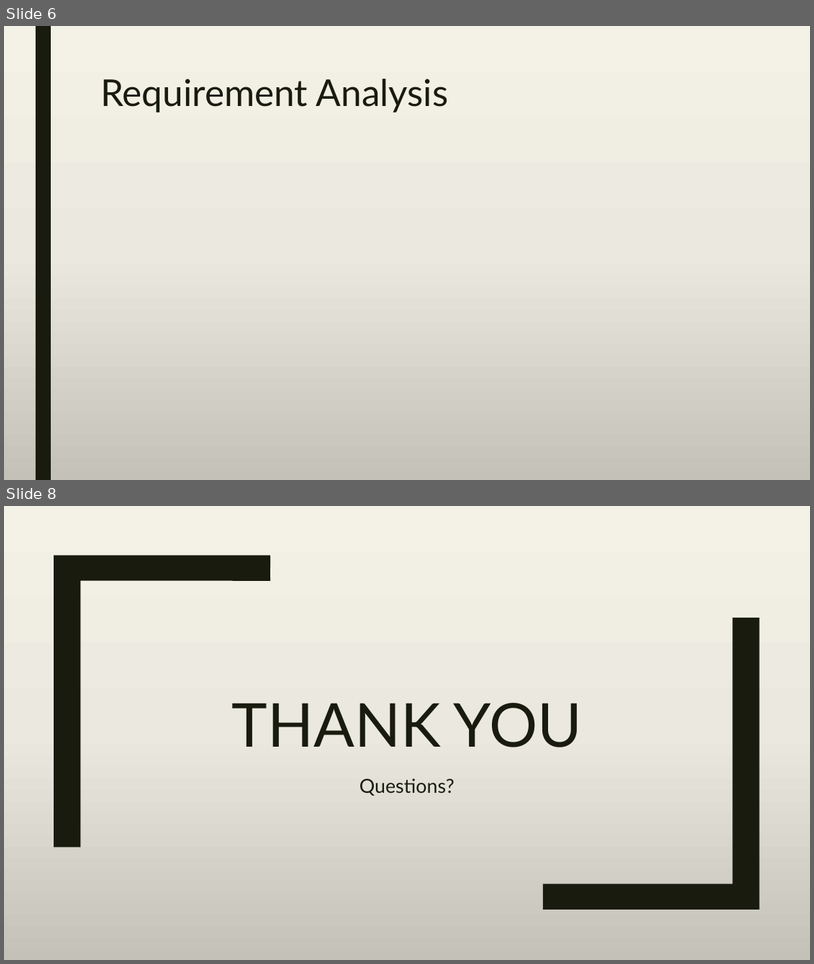
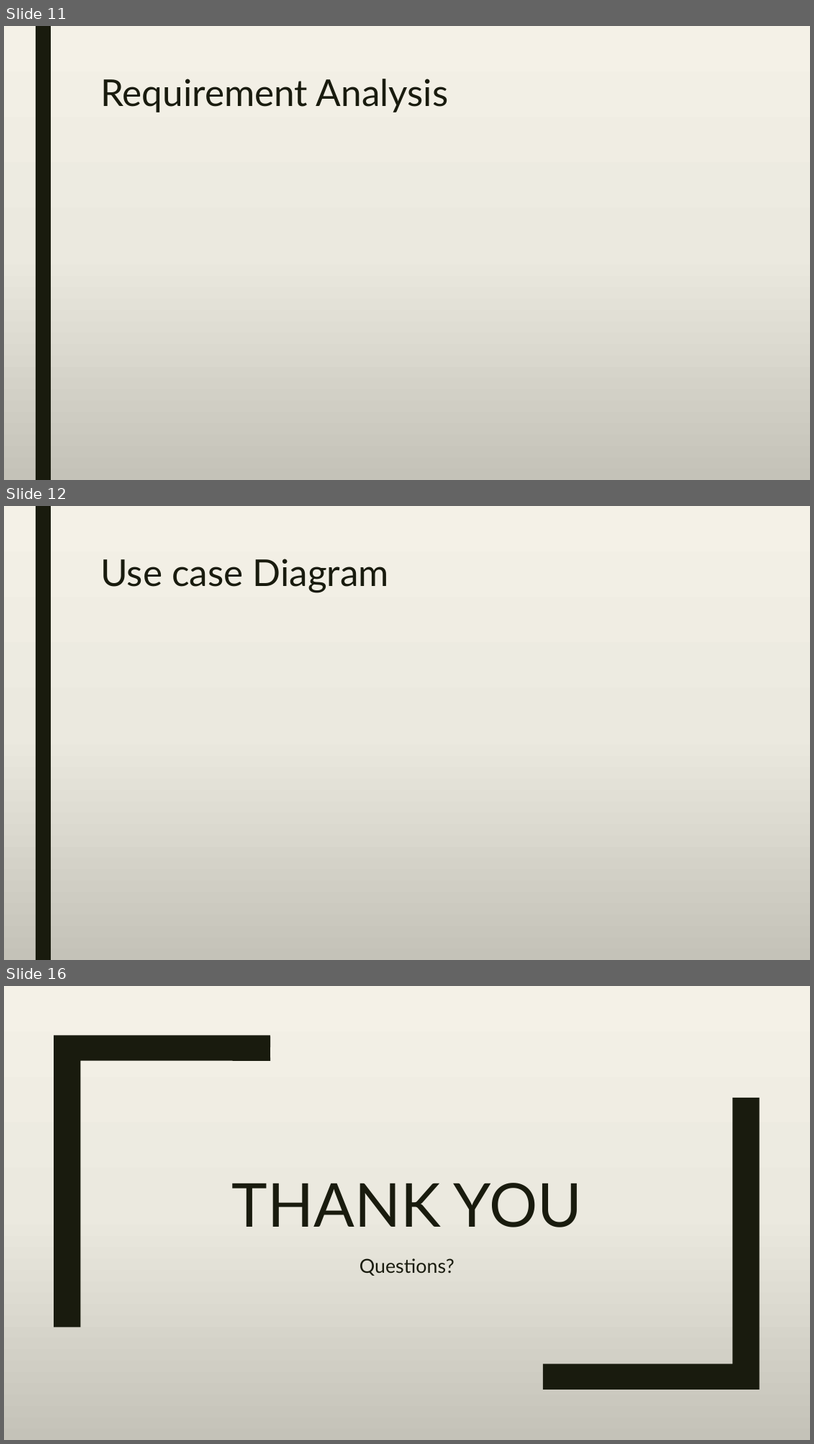
Before and after one commit to A-3li/Capstone, a slide deck: Capstone.pptx. Shown one above the other, each under a label of ours: slides 6 and 8 before the commit, slides 11, 12 and 16 after it; the slides between them are not shown. The pictures are 814x964 and 814x1444 pixels, drawn with LibreOffice and Linux fonts; fonts in the diff are those of the drawing. Boxes give left, top, right and bottom in pixels: in the first picture for what was removed or moved away, otherwise in the second. Text is boxed around its words. In the diff, an @@ line names an element or a change of style, - is before the commit and + after.

Commit message:
Title
Added all the correspoding titles needed

```diff
--- a/Capstone.pptx
+++ b/Capstone.pptx
@@ slide 12 added at [4, 506, 810, 960], background gradient #F4F2E7 to #EBEAE0 to #C4C3B9; not listed: 1 template element that a slide beside it also shows @@
@@ title added at [100, 559, 389, 592], 44 pt, text #191B0E @@
+Use case Diagram
@@ what was slide 6 is now slide 11 @@
@@ what was slide 8 is now slide 16 @@
```
Also in this commit, not shown: 1 slide changed, 9 other slides added, 2 slides removed.
